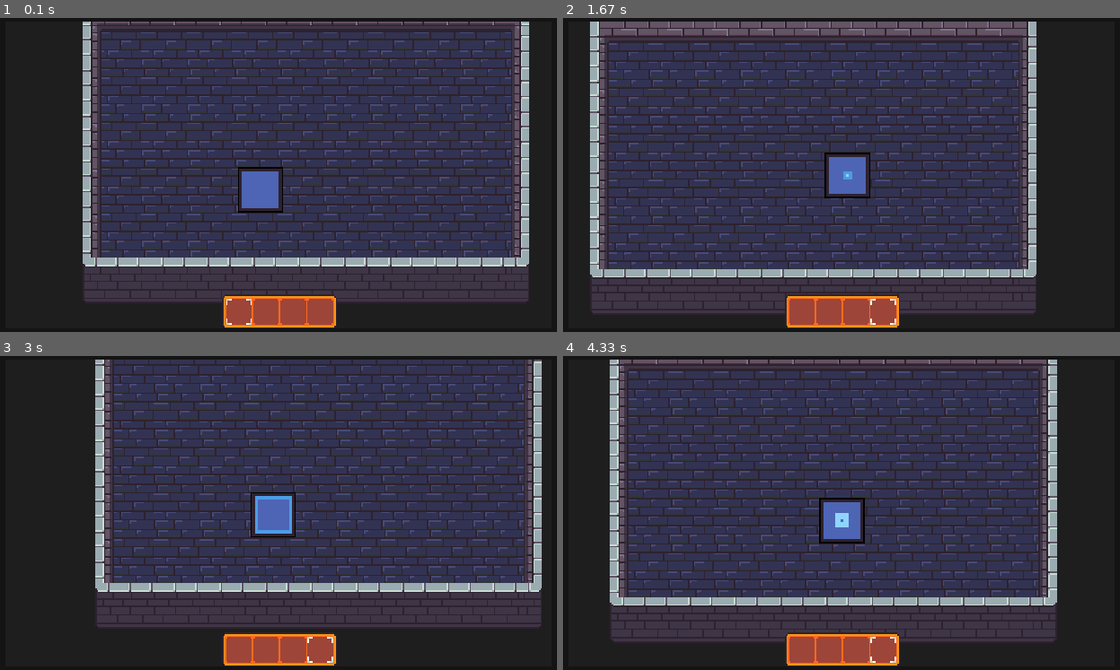
Above: before the commit, frames 1-4 (two rows, left to right).
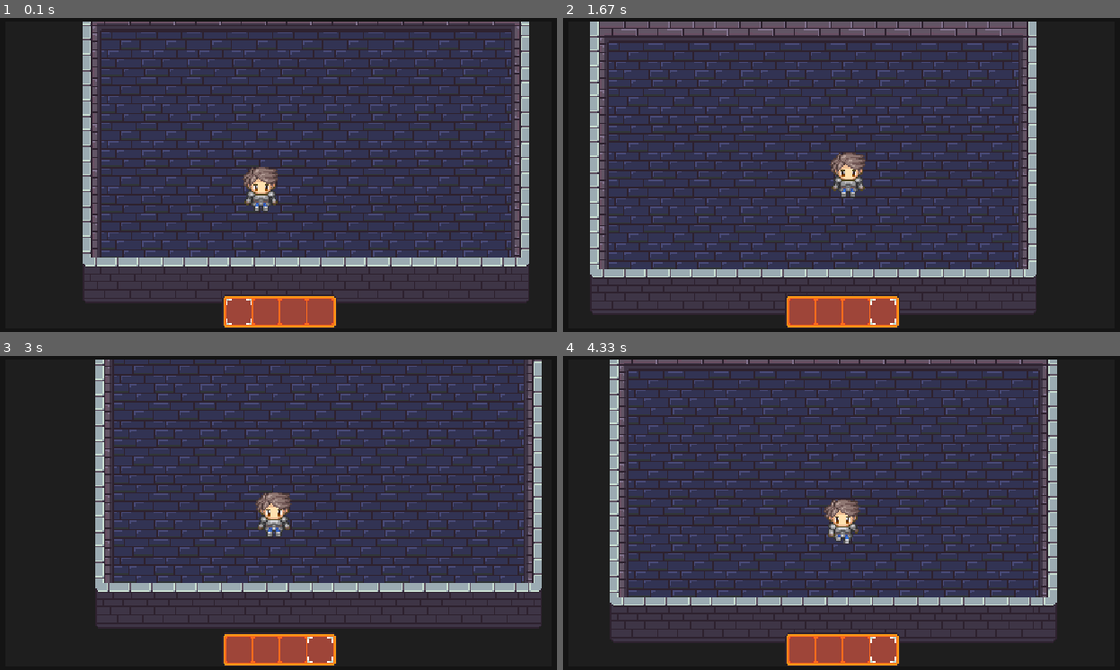
Above: after the commit, the same moments.

Repository: CyberSurge-Dev/PygameTesting
Game: pygame game, started from main.py
The game is run twice, just before and just after one commit, with the same random seed, the same clock (stepped at 60 frames per second) and the same inputs.
Inputs:
- Up to frame 1 (0.1 s): no input
- Up to frame 2 (1.67 s): hold D 0.33-0.8 s; hold W 0.83-1.13 s; tap 3 at 0.98 s; hold D 1.17-1.63 s; tap 4 at 1.32 s
- Up to frame 3 (3 s): hold A 1.67-2.2 s; tap 2 at 1.82 s; hold S 2.23-2.53 s; tap 3 at 2.38 s; hold A 2.57-2.97 s; tap 4 at 2.72 s
- Up to frame 4 (4.33 s): hold W 3-3.37 s; tap 2 at 3.15 s; hold D 3.4-4.03 s; tap 3 at 3.55 s; hold S from 4.07 s (still down); tap 4 at 4.22 s

The runs differ from the first frame. In frame 1, 1.1% of the frame differs, in the area x 42-51%, y 47-62%; in frame 2, 1.1%; in frame 3, 1.1%; in frame 4, 1.1%, in the area x 45-55%, y 45-60%.

Commit message:
Updated player sprite animations, and updated entities.py to support character animation.

Diff:
--- a/scripts/assetMap.py
+++ b/scripts/assetMap.py
@@ -20,7 +20,17 @@
         'floor' : {'type':'floor', 'variants' : load_images('tiles/floors')}
     }
     entities = {
-        'player': Animation(load_images('entities/player/test'), 10),
+        'player': {
+            'left' : Animation(load_images('entities/player/left'), 7),
+            'right' : Animation(load_images('entities/player/right'), 7),
+            'up' : Animation(load_images('entities/player/up'), 7),
+            'down' : Animation(load_images('entities/player/down'), 7),
+            'down-left' : Animation(load_images('entities/player/left'), 7),
+            'down-right' : Animation(load_images('entities/player/right'), 7),
+            'up-left' : Animation(load_images('entities/player/left'), 7),
+            'up-right' : Animation(load_images('entities/player/right'), 7),
+            'idle' : load_image('entities/player/player.png')
+        },
         'skeleton': {}
     }
     gui = {
--- a/scripts/entities.py
+++ b/scripts/entities.py
@@ -31,8 +31,7 @@
         self.multiplier = multiplier
         self.tilemap = self.game.tilemap
         self.exceptions = exceptions
-        self.assetMap = self.game.assetMap
-        self.sprite = sprite
+        self.sprite = sprite # Can be a dictionary or just a pygame surface
 
         # Create a dictionary to store colisions, and velocity
         self.colisions = {
@@ -41,6 +40,8 @@
             'left': False,
             'right': False
         }
+
+        self.state = "idle"
 
         self.velocity = [0, 0]
 
@@ -110,9 +111,37 @@
         elif self.collisions['left'] or self.collisions['right']:
             self.velocity[1] = 0
 
+        # Set the player state based on the frame movement
+        if frame_movement[0] > 0:
+            if frame_movement[1] > 0:
+                self.state = 'up-right'
+            elif frame_movement[1] < 0:
+                self.state = 'down-right'
+            else:
+                self.state = 'right'
+        elif frame_movement[0] < 0:
+            if frame_movement[1] > 0:
+                self.state = 'up-left'
+            elif frame_movement[1] < 0:
+                self.state = 'down-left'
+            else:
+                self.state = 'left'
+        elif frame_movement[1] > 0:
+            self.state = 'down'
+        elif frame_movement[1] < 0:
+            self.state = 'up'
+        else:
+            self.state = 'idle'
 
     def render(self, disp, offset=(0, 0)):
-        blit(disp, self.assetMap.entities['player'], (self.pos[0] - offset[0], self.pos[1] - offset[1]))
+        """Render the entity to the screen"""
+        img = None # Set to None as placeholder
+        if type(self.sprite) == dict:
+            img = self.sprite.get(self.state, None)
+        else:
+            img = self.sprite
+
+        blit(disp, img, (self.pos[0] - offset[0], self.pos[1] - offset[1]))
 
 class Player(PhysicsEntity):
     """Class for all player related physics, and interactions."""
--- a/scripts/gameItems.py
+++ b/scripts/gameItems.py
@@ -10,10 +10,6 @@
 
 """
 # --------------------------------------------------------------------------------
-
-from scripts.assetMap import AssetMap
-from scripts.utils import load_image
-
 class Item():
     """Simple class to store all attributes of a Item"""
     def __init__(self, display_name, max_stack, icon, *attributes):
@@ -33,3 +29,8 @@
 
     def right_button(self, event):
         """Handles the event for the right mouse button."""
+
+class Weapon(Item):
+    """Base class for creating a weapon"""
+    def __init__(self, display_name, max_stack, icon, cls, *attributes):
+        super().__init__(display_name, max_stack, icon, *attributes)
--- a/scripts/utils.py
+++ b/scripts/utils.py
@@ -80,6 +80,7 @@
         else:
             self.telemetry = False
 
+
 class DisplayPositions:
     """Simple utility class to store display positions"""
 
@@ -137,6 +138,7 @@
     return pygame.image.load(BASE_IMAGE_PATH +
                              path)  # returns the loaded pygame image object
 
+
 def blit(surface, image, pos):
     if image == None:
         pass
@@ -145,15 +147,15 @@
     else:
         surface.blit(image, pos)
 
+
 def load_images(path):
-    """Loads all images in given path and returns them as a list of pygame image objects."""
+    """Loads all images in given path and returns them as a list of pygame surface objects (can also be Animation objects)."""
     images = []
-    for img in sorted(
-            os.listdir(BASE_IMAGE_PATH + path)
-    ):  # Cycles through file paths of given directory (uses sorted() for Linux compatibility)
-        images.append(
-            load_image(path + "/" +
-                       img))  # Saves the loaded image in the images list
+    for img in sorted(os.listdir(BASE_IMAGE_PATH + path)):  # Cycles through file paths of given directory (uses sorted() for Linux compatibility)
+        if os.path.isdir(os.path.join(BASE_IMAGE_PATH + path, img)):
+            images.append(Animation(load_images(os.path.join(path, img))))
+        else:
+            images.append(load_image(path + "/" + img))  # Saves the loaded image in the images list
 
     return images  # Return the list of pygame image objects
 
@@ -161,12 +163,12 @@
 class Animation():
     """Animation object, stores frames and is ued for animated images"""
 
-    def __init__(self, frames, fps):
+    def __init__(self, frames, fps=5):
         """Initialize variables needed for animation"""
         self.frames = frames
-        self.frame_index = 0 # Current frame
+        self.frame_index = 0  # Current frame
         self.fps = fps
-        self.current_tick = 0 # Current tick
+        self.current_tick = 0  # Current tick
         self.frame_time = 60 / fps  # Calculate the time between frames in game ticks
 
     def tick(self):
Binary file removed: data/images/entities/player/down/down_00 copy.png
Binary file added: data/images/entities/player/down/down_00.png
Binary file removed: data/images/entities/player/down/down_01.png
Binary file changed: data/images/entities/player/down/down_02.png
Binary file removed: data/images/entities/player/down/down_03.png
Binary file added: data/images/entities/player/left/left_00.png
Binary file added: data/images/entities/player/left/left_01.png
Binary file added: data/images/entities/player/left/left_02.png
Binary file changed: data/images/entities/player/player.png
Binary file added: data/images/entities/player/right/right_00.png
Binary file added: data/images/entities/player/right/right_01.png
Binary file added: data/images/entities/player/right/right_02.png
(and 3 more such lines)
